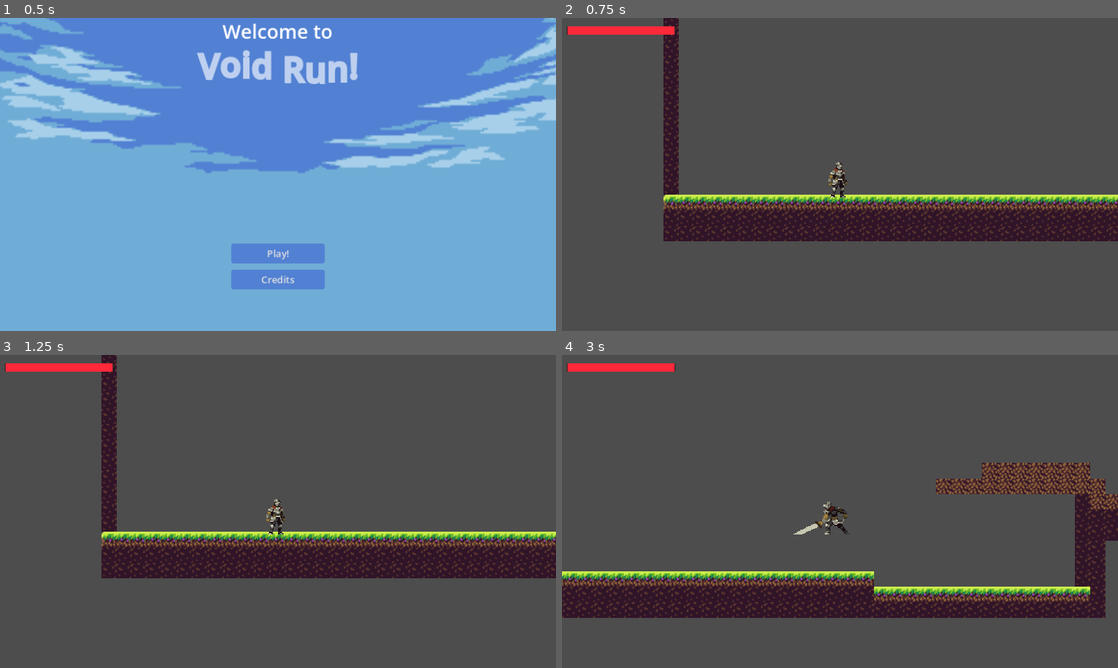
Above: before the commit, frames 1-4 (two rows, left to right).
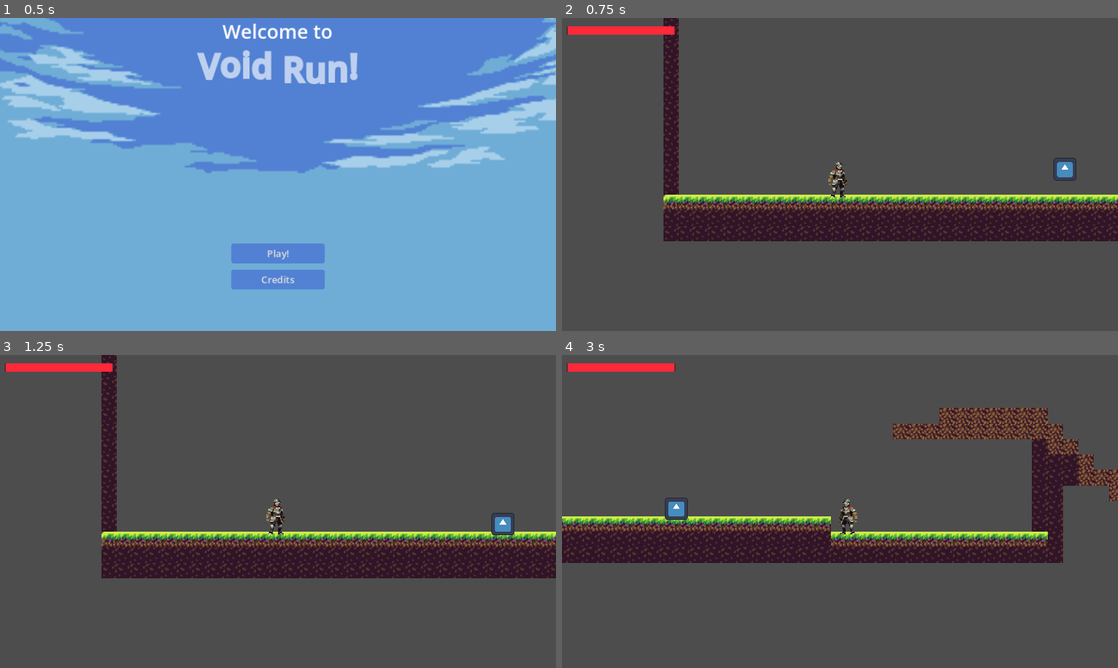
Above: after the commit, the same moments.

Repository: timowenz/stormbringer-trials
Game: Godot game, scene res://scenes/Menu.tscn
The game is run twice, just before and just after one commit, with the same random seed, the same clock (stepped at 60 frames per second) and the same inputs. The engine's default icon, where the game draws it, is replaced by a stand-in: a white triangle on a blue panel in a dark square.
Inputs:
- Up to frame 1 (0.5 s): no input
- Up to frame 2 (0.75 s): click "Play!" at 0.5 s
- Up to frame 3 (1.25 s): no input
- Up to frame 4 (3 s): tap Enter (ui_accept) at 1.25, 1.52, 2.27 s; hold Right (ui_right) 1.28-2.78 s; tap Q (attack) at 1.35 s; tap W (attack2) at 2.1 s; hold Left (ui_left) from 2.78 s (still down); tap Down (crouch) at 2.85 s

Frame 1 is identical in both runs. In frame 2, 0.2% of the frame differs, in the area x 88-93%, y 44-52%; in frame 3, 0.2%; in frame 4, 32%, in the area x 0-100%, y 16-84%.

Commit message:
feat: Enemy player

Diff:
--- /dev/null
+++ b/scenes/Enemy.tscn
@@ -0,0 +1,29 @@
+[gd_scene load_steps=5 format=3 uid="uid://b4ahma1cub6ar"]
+
+[ext_resource type="Script" path="res://scripts/Enemy.gd" id="1_abbvh"]
+[ext_resource type="Texture2D" uid="uid://dvki88sr5wc7w" path="res://assets/icon.svg" id="1_c8ko1"]
+
+[sub_resource type="RectangleShape2D" id="RectangleShape2D_ut0kv"]
+size = Vector2(128, 130)
+
+[sub_resource type="CircleShape2D" id="CircleShape2D_lf8gk"]
+radius = 186.0
+
+[node name="Enemy" type="CharacterBody2D"]
+position = Vector2(65, 63)
+script = ExtResource("1_abbvh")
+
+[node name="CollisionShape2D" type="CollisionShape2D" parent="."]
+shape = SubResource("RectangleShape2D_ut0kv")
+
+[node name="Sprite2D" type="Sprite2D" parent="."]
+texture = ExtResource("1_c8ko1")
+
+[node name="DetectionArea2D" type="Area2D" parent="."]
+collision_layer = 2
+collision_mask = 2
+
+[node name="CollisionShape2D" type="CollisionShape2D" parent="DetectionArea2D"]
+shape = SubResource("CircleShape2D_lf8gk")
+
+[connection signal="body_entered" from="DetectionArea2D" to="." method="_on_detection_area_2d_body_entered"]
--- a/scenes/Game.tscn
+++ b/scenes/Game.tscn
@@ -1,8 +1,9 @@
-[gd_scene load_steps=6 format=3 uid="uid://c367j0qna1lgg"]
-
-[ext_resource type="Script" path="res://scenes/Game.gd" id="1_8yes0"]
+[gd_scene load_steps=7 format=3 uid="uid://c367j0qna1lgg"]
+
+[ext_resource type="Script" path="res://scripts/Game.gd" id="1_8yes0"]
 [ext_resource type="Texture2D" uid="uid://orn2cuxk40ma" path="res://assets/tileset/Tileset.png" id="1_iralc"]
-[ext_resource type="PackedScene" uid="uid://c60h63oqga3qw" path="res://scenes/player.tscn" id="2_i6stb"]
+[ext_resource type="PackedScene" uid="uid://c60h63oqga3qw" path="res://scenes/Player.tscn" id="2_i6stb"]
+[ext_resource type="PackedScene" uid="uid://b4ahma1cub6ar" path="res://scenes/Enemy.tscn" id="3_8k6hx"]
 
 [sub_resource type="TileSetAtlasSource" id="TileSetAtlasSource_wcxmo"]
 texture = ExtResource("1_iralc")
@@ -187,6 +188,10 @@
 format = 2
 layer_0/tile_data = PackedInt32Array(1245184, 65536, 0, 1245185, 65536, 0, 1245186, 65536, 0, 1245187, 65536, 0, 124518 …(3716 unchanged characters)…
 
+[node name="Enemy" parent="." instance=ExtResource("3_8k6hx")]
+position = Vector2(400, 276)
+scale = Vector2(0.183594, 0.183594)
+
 [node name="Player" parent="." instance=ExtResource("2_i6stb")]
 position = Vector2(166, 280)
 
--- a/scenes/player.tscn
+++ b/scenes/player.tscn
@@ -1,6 +1,6 @@
 [gd_scene load_steps=240 format=3 uid="uid://c60h63oqga3qw"]
 
-[ext_resource type="Script" path="res://scenes/player.gd" id="1_32n5c"]
+[ext_resource type="Script" path="res://scripts/Player.gd" id="1_32n5c"]
 [ext_resource type="Texture2D" uid="uid://cr5obrqcf1smj" path="res://assets/player_asset/Colour1/NoOutline/120x80_PNGSheets/_Attack.png" id="1_rkhau"]
 [ext_resource type="Texture2D" uid="uid://b8ipvqrm3t33e" path="res://assets/player_asset/Colour1/NoOutline/120x80_PNGSheets/_Attack2.png" id="2_lxfcy"]
 [ext_resource type="Texture2D" uid="uid://c5vjf6lu68ilk" path="res://assets/player_asset/Colour1/NoOutline/120x80_PNGSheets/_Attack2NoMovement.png" id="3_sls76"]
@@ -2048,6 +2048,7 @@
 graph_offset = Vector2(-522, -180.686)
 
 [node name="Player" type="CharacterBody2D"]
+collision_layer = 3
 script = ExtResource("1_32n5c")
 
 [node name="AnimatedSprite2D" type="AnimatedSprite2D" parent="."]
@@ -2067,9 +2068,6 @@
 autoplay = "idle"
 
 [node name="AnimationTree" type="AnimationTree" parent="."]
-libraries = {
-"": SubResource("AnimationLibrary_llg3l")
-}
 tree_root = SubResource("AnimationNodeStateMachine_oxf18")
 anim_player = NodePath("../AnimationPlayer")
 parameters/conditions/attack = false
--- /dev/null
+++ b/scripts/Enemy.gd
@@ -0,0 +1,38 @@
+extends CharacterBody2D
+
+const SPEED = 200
+const GRAVITY = 100
+const JUMP = 300
+var health = 100
+var player = null
+var player_chase = false
+
+func _ready():
+	pass
+
+func _physics_process(delta):
+	velocity.y += delta * GRAVITY
+	var motion = velocity * delta
+	move_and_collide(motion)
+
+	if (player_chase):
+		position += (player.position - position) / SPEED
+
+func _on_detection_area_2d_body_entered(body):
+	player = body
+	player_chase = true
+
+func _on_detection_area_2d_body_exited(_body):
+	player = null
+	player_chase = false
+
+func get_health():
+	return health
+
+func set_health(value):
+	health = value
+
+func take_damage(damage):
+	health -= damage
+	if (health <= 0):
+		queue_free()
Renamed: scenes/Game.gd -> scripts/Game.gd
Renamed: scenes/player.gd -> scripts/Player.gd
